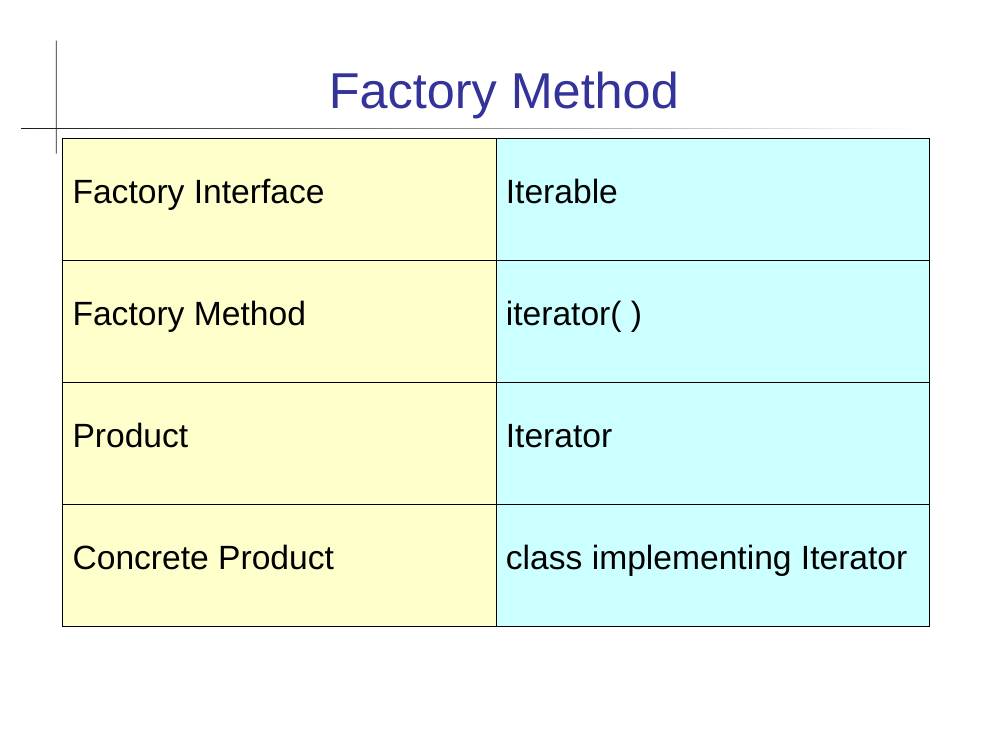
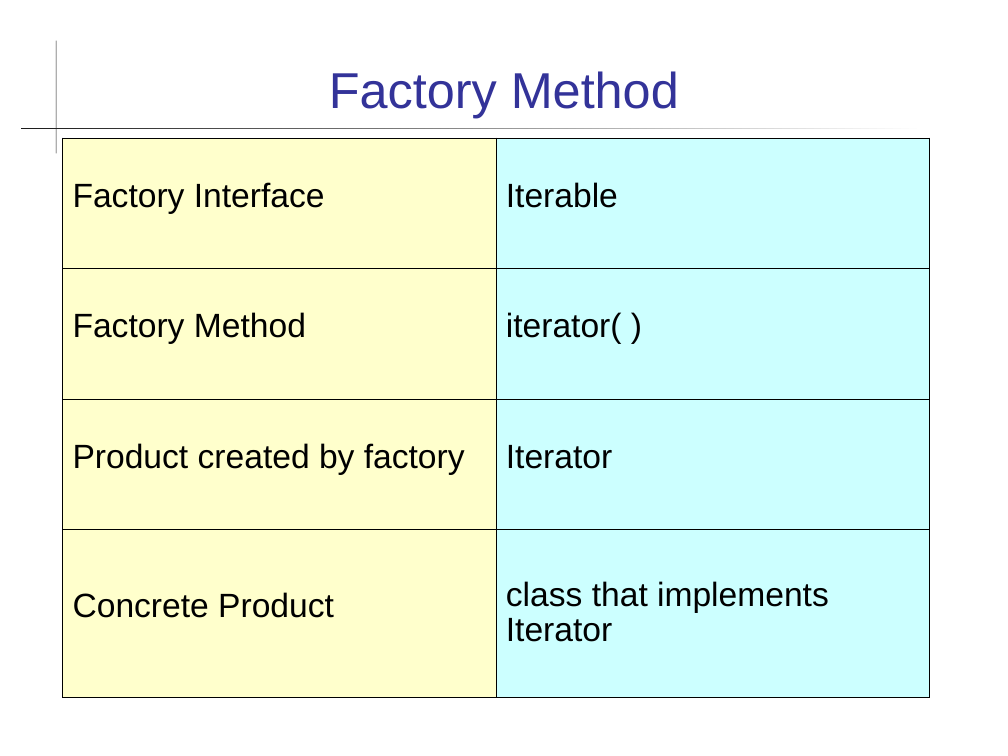
Before and after one commit to skeoop/skeoop.github.io, a slide deck: slide 7 of patterns/Factory Method Pattern.ppt (slide 4 before the commit). Drawn at 1008x756 pixels with LibreOffice and Linux fonts; fonts in the diff are those of the drawing. Boxes give left, top, right and bottom in pixels: in the first picture for what was removed or moved away, otherwise in the second. Text is boxed around its words. In the diff, an @@ line names an element or a change of style, - is before the commit and + after.

Commit message:
minor update to week5 slides and factory method

```diff
--- a/patterns/Factory Method Pattern.ppt
+++ b/patterns/Factory Method Pattern.ppt
@@ table at bbox=[62, 138, 929, 698] @@
-row 3, column 1: Product
+row 3, column 1: Product created by factory
-row 4, column 2: class implementing Iterator
+row 4, column 2: class that implements Iterator
@@ line spacing 0.39 to 0.36 @@
```
Also in this commit, not shown: 3 other slides changed, 3 slides added, 1 other file.
